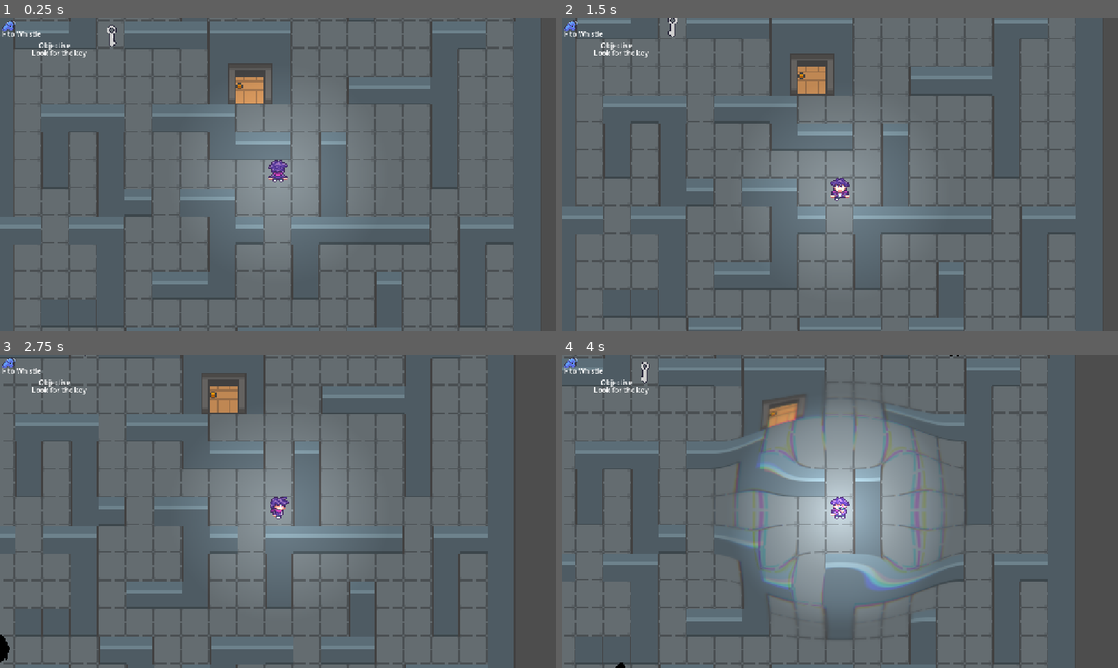
Above: before the commit, frames 1-4 (two rows, left to right).
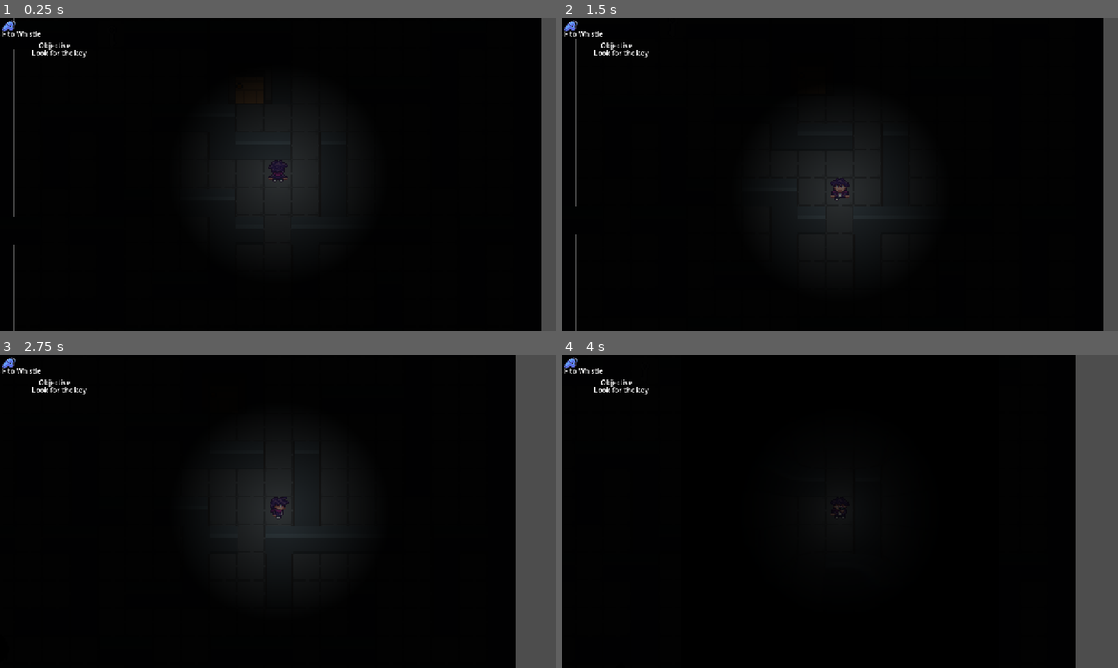
Above: after the commit, the same moments.

Repository: rstricke/Whistlefreeze52
Game: Godot game, scene res://scenes/main.tscn
Same seed, same stepped clock (60 frames per second), same inputs: the game is played once before the commit and once after it.
Inputs:
- Up to frame 1 (0.25 s): no input
- Up to frame 2 (1.5 s): tap F (whistle) at 0.5, 0.6, 1.25, 1.35 s; hold D (move_right) 0.53-1.28 s; hold S (move_down) from 1.28 s (still down)
- Up to frame 3 (2.75 s): tap F (whistle) at 2, 2.1 s; release S (move_down) at 2.03 s; hold D (move_right) from 2.03 s (still down)
- Up to frame 4 (4 s): tap F (whistle) at 2.75, 2.85, 3.5, 3.6 s; release D (move_right) at 2.78 s; hold W (move_up) 2.78-3.53 s; hold A (move_left) from 3.53 s (still down)

The runs differ from the first frame. In frame 1, 97% of the frame differs, in the area x 0-98%, y 0-100%; in frame 2, 97%; in frame 3, 93%; in frame 4, 92%.

Commit message:
export push

Diff:
--- a/game/WebBuild/Index.manifest.json
+++ /dev/null
@@ -1 +0,0 @@
-{"background_color":"#000000","display":"standalone","icons":[{"sizes":"144x144","src":"Index.144x144.png","type":"image/png"},{"sizes":"180x180","src":"Index.180x180.png","type":"image/png"},{"sizes":"512x512","src":"Index.512x512.png","type":"image/png"}],"name":"Whistlefreeze52","orientation":"any","start_url":"./Index.html"}
--- a/game/scenes/main.tscn
+++ b/game/scenes/main.tscn
@@ -11262,7 +11262,6 @@
 monsterSpawnChance = 0.3
 
 [node name="CanvasGroup" type="CanvasGroup" parent="." unique_id=1633049487]
-visible = false
 
 [node name="CanvasModulate" type="CanvasModulate" parent="CanvasGroup" unique_id=1222208188]
 color = Color(0.017732391, 0.017732391, 0.01773239, 1)
Binary file removed: game/WebBuild/Index.144x144.png
Binary file removed: game/WebBuild/Index.180x180.png
Binary file removed: game/WebBuild/Index.512x512.png
Binary file changed: game/WebBuild/Index.apple-touch-icon.png
Binary file changed: game/WebBuild/Index.icon.png
Not shown, changed: game/export_presets.cfg
Not shown: 1 places in game/scenes/main.tscn that only renumber resources
Not shown, added: game/Index.html
Not shown, changed: game/WebBuild.zip
Not shown, changed: game/WebBuild/Index.html
Not shown, changed: game/WebBuild/Index.js
Not shown, removed: game/WebBuild/Index.offline.html
(and 5 more such lines)
